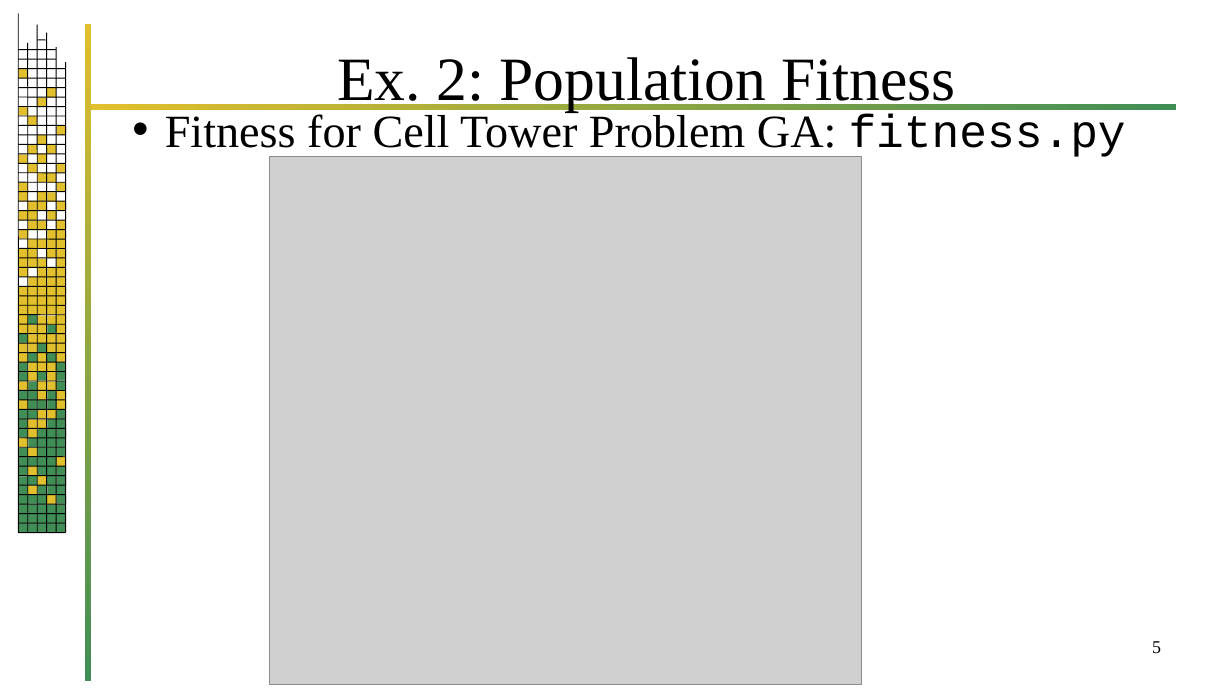
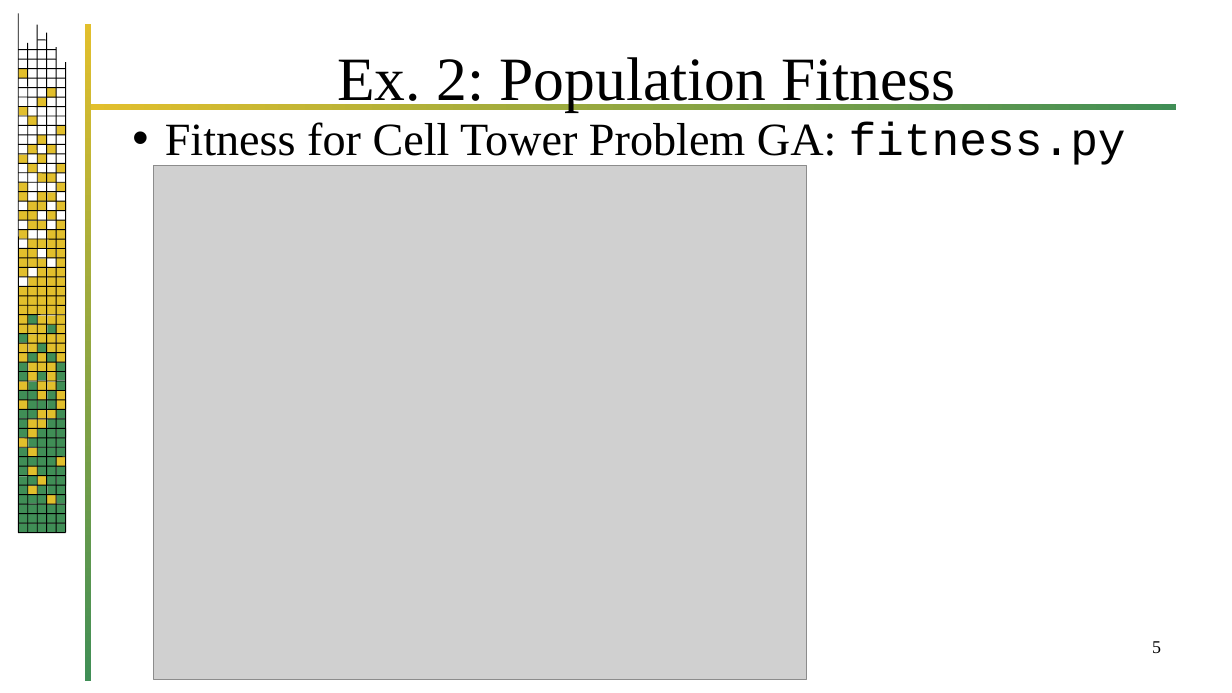
Before and after one commit to jrb28/BUAD5042NumpyNumbaMP, a slide deck: slide 5 of numpy_egs.pptx. Drawn at 1232x693 pixels with LibreOffice and Linux fonts; fonts in the diff are those of the drawing; grey boxes stand for pictures; background and template pictures are left out. Boxes give left, top, right and bottom in pixels: in the first picture for what was removed or moved away, otherwise in the second. Text is boxed around its words. In the diff, an @@ line names an element or a change of style, - is before the commit and + after.

```diff
--- a/numpy_egs.pptx
+++ b/numpy_egs.pptx
@@ text "Fitness for Cell Tower Problem ..." rewrapped from box(165, 111, 1126, 160) to box(165, 122, 1126, 165) @@
@@ picture: place and size @@
-picture at box(270, 157, 862, 684)
+picture at box(153, 165, 807, 679)
```
Also in this commit, not shown: 3 other slides changed.
